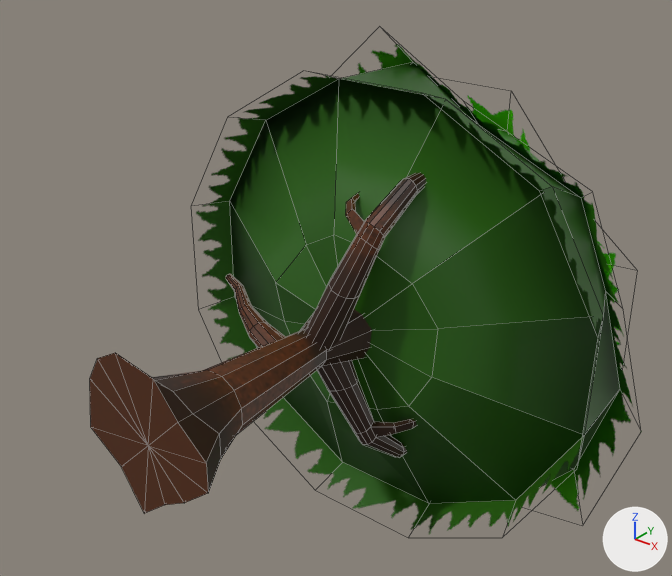
Before and after pictures for a commit that changed the FBX model Assets/Models/TreeLarge.fbx.
One viewpoint serves both versions: a 50 mm camera at (822.0, -634.0, 717.0) aimed at (-7.0, 402.0, 75.0). Every picture has the same lights, and +X, +Y and +Z are marked at lower right. Mesh edges are drawn as thin lines. Where no turn or scale is listed for an object, it has been applied to the vertices.
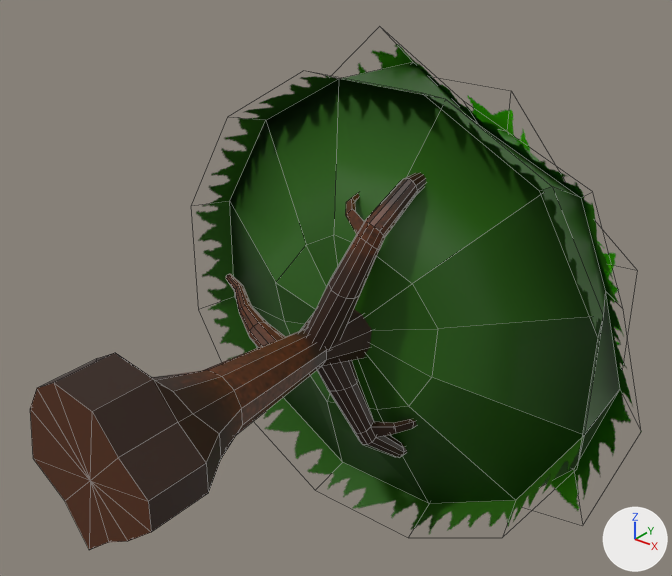
What differs and where, as boxes (x1, y1, x2, y2) in the pictures (672 x 576 px):
'cylinder', reshaped (11% wider): before (90, 44, 641, 534); after (30, 44, 641, 550)
part 1 of me_cylinder, built on: before (90, 353, 208, 513); after (30, 353, 208, 550)

The change, as a diff of the scene's bpy script:
```diff
--- a/Assets/Models/TreeLarge.fbx.py
+++ b/Assets/Models/TreeLarge.fbx.py
@@ me_cylinder @@
 # used by ob_cylinder; location = (0.0, 0.0, 0.0)
-me_cylinder.from_pydata(...)  # 394 vertices, 444 faces; spans x -383.0..449.0, y -1.0..875.0, z -433.0..440.0
+me_cylinder.from_pydata(...)  # 406 vertices, 456 faces; spans x -383.0..449.0, y -95.0..875.0, z -433.0..440.0
+# me_cylinder part 1
+# 1 vertex is removed from x 0.0, y 0.0, z 0.0
+# 12 faces are deleted
+# 7 vertices are added at x -122.0..110.0, y -94.0..-93.0, z -85.0..123.0
+# 6 new vertices lie (0.0, -94.0, 0.0) away from vertices in x -110.0..110.0, y -1.0..1.0, z -122.0..110.0
+# 24 new faces join them
 me_cylinder.materials.append(mat_large_tree_png)
```
